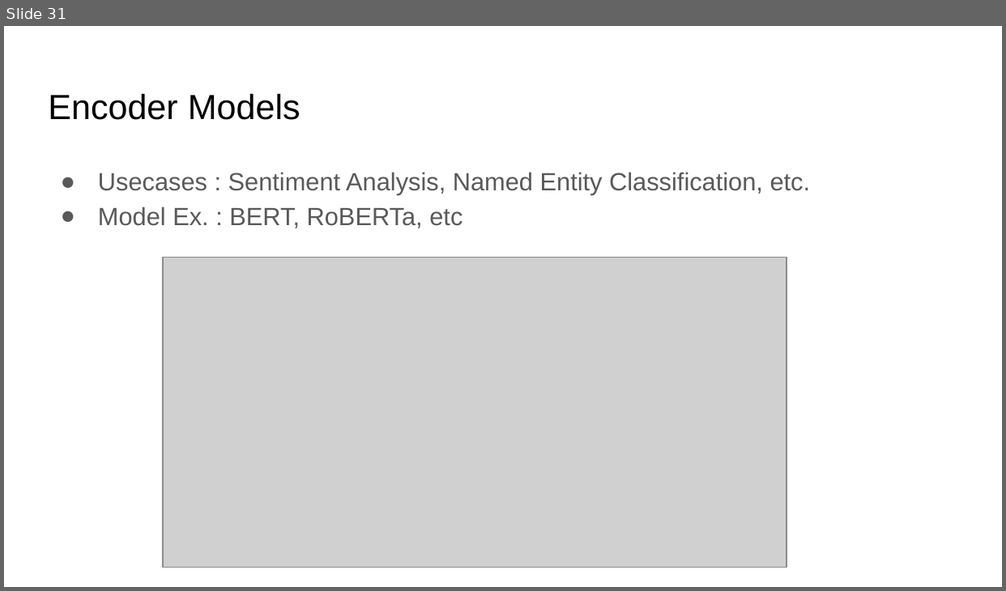
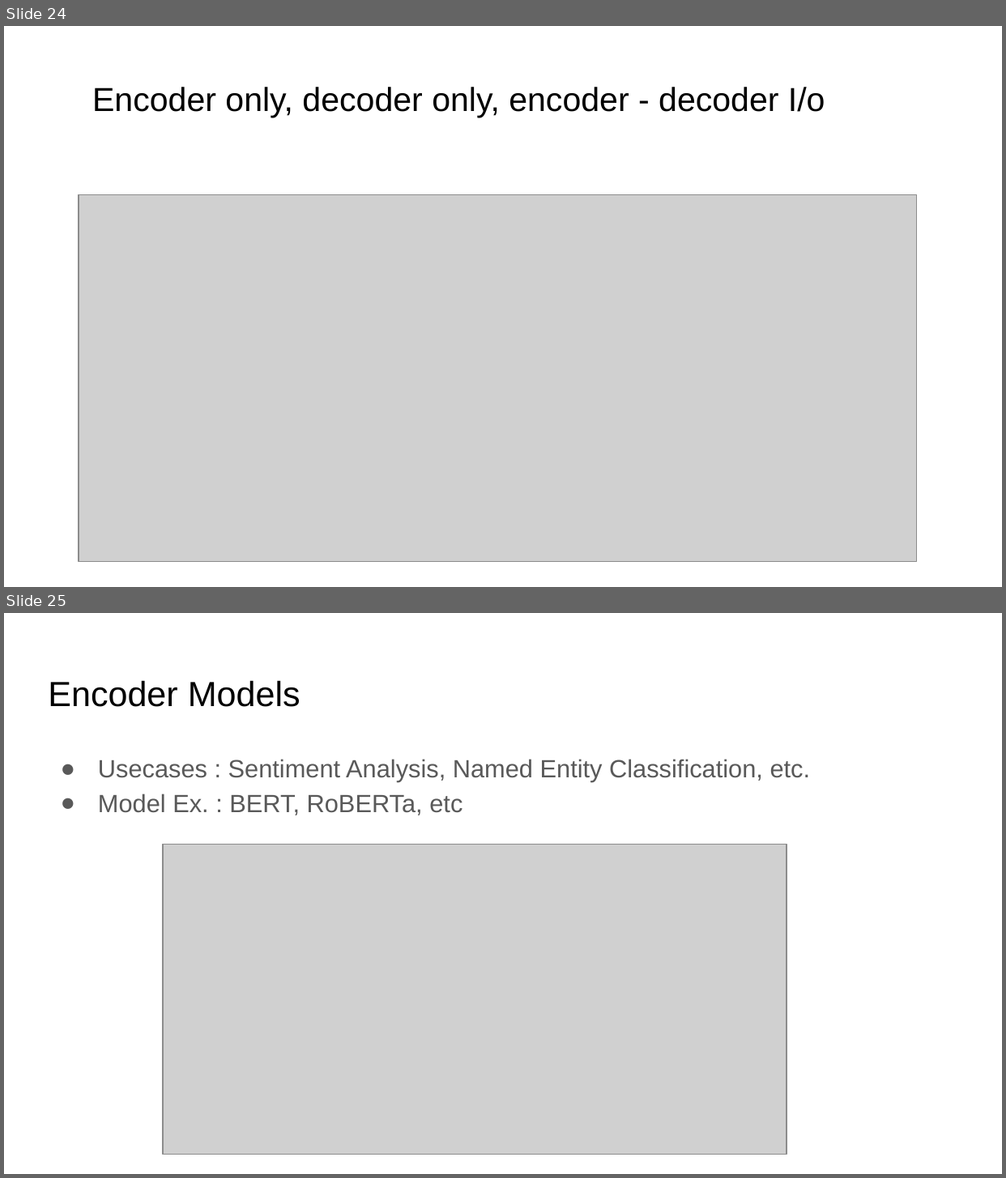
Before and after one commit to motazsaad/NLP-Master-2025, a slide deck: slides/NLP/06 Transformers.pptx. Shown one above the other, each under a label of ours: slide 31 before the commit, slides 24 and 25 after it. The pictures are 1006x591 and 1006x1178 pixels, drawn with LibreOffice and Linux fonts; fonts in the diff are those of the drawing; grey boxes stand for pictures. Boxes give left, top, right and bottom in pixels: in the first picture for what was removed or moved away, otherwise in the second. Text is boxed around its words. In the diff, an @@ line names an element or a change of style, - is before the commit and + after.

```diff
--- a/slides/NLP/06 Transformers.pptx
+++ b/slides/NLP/06 Transformers.pptx
@@ slide 24 added at (x1=4, y1=26, x2=1002, y2=587), background #FFFFFF @@
@@ text added at (x1=92, y1=87, x2=825, y2=118), 24 pt, text #000000 @@
+Encoder only, decoder only, encoder - decoder I/o
@@ picture added at (x1=79, y1=194, x2=917, y2=561) @@
@@ what was slide 31 is now slide 25 @@
```
Also in this commit, not shown: 2 slides changed, 5 other slides added, 12 slides removed, 2 other files.
